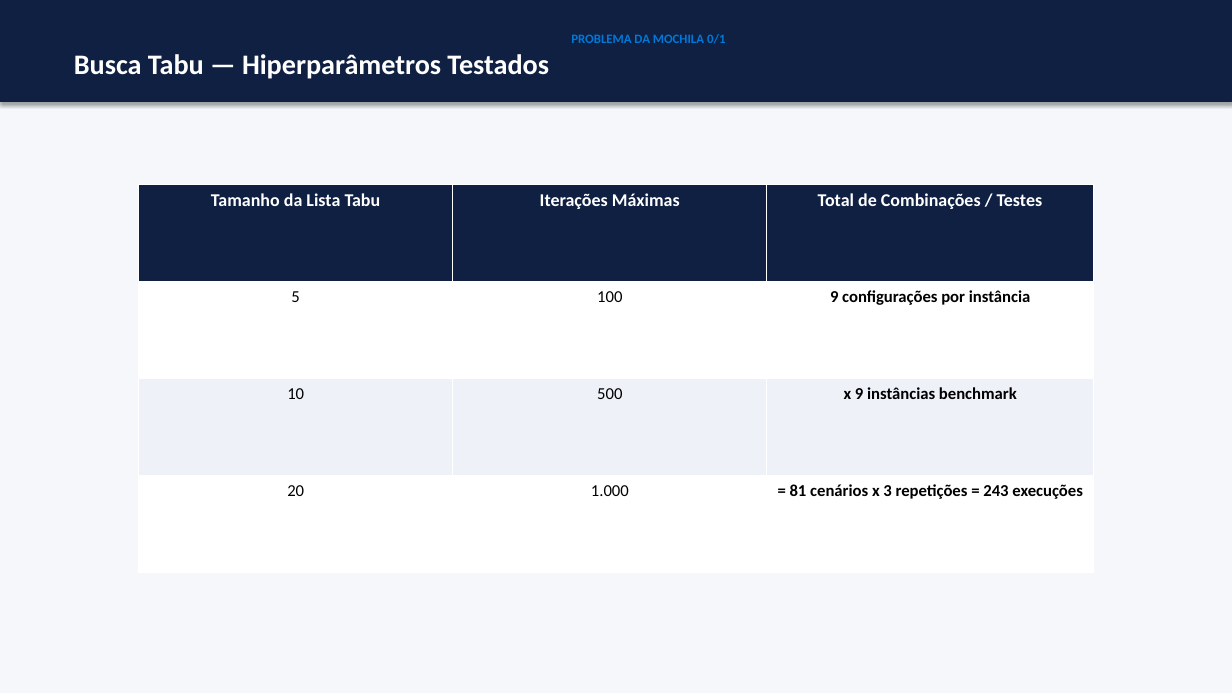
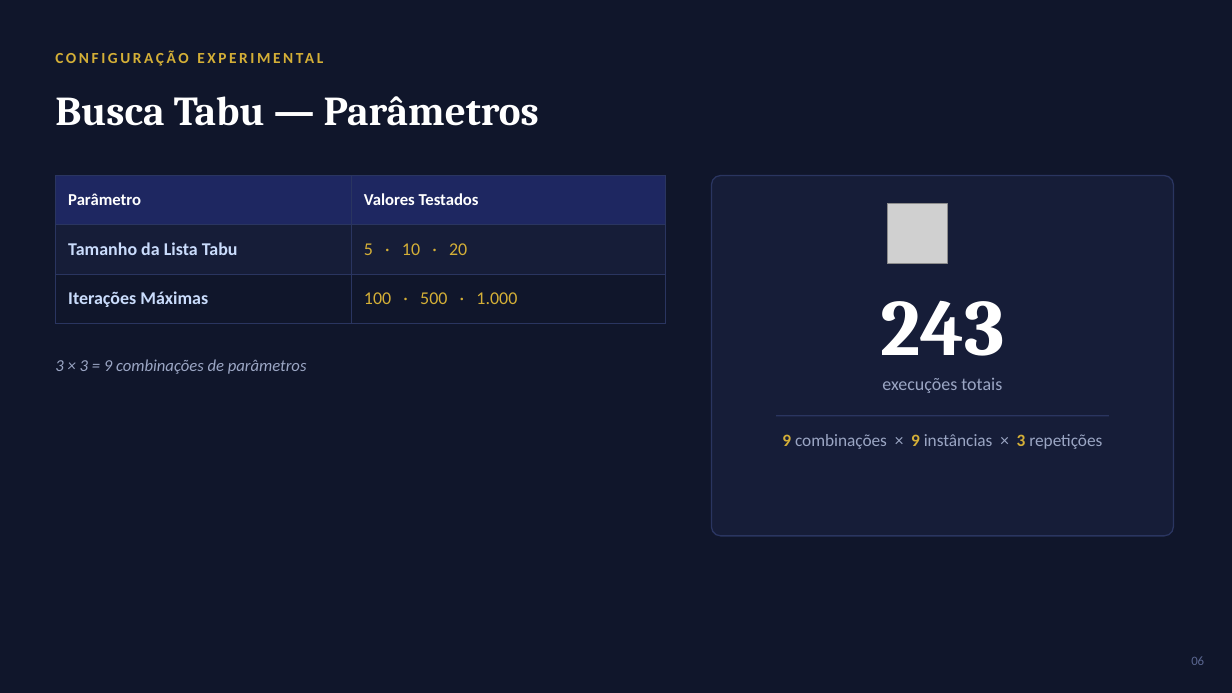
Before and after one commit to MayconCarpes/Mochila01, a slide deck: slide 6 of Mochila01_MetaHeuristicas_TabuVsAG.pptx. Drawn at 1232x693 pixels with LibreOffice and Linux fonts; fonts in the diff are those of the drawing; grey boxes stand for pictures. Boxes give left, top, right and bottom in pixels: in the first picture for what was removed or moved away, otherwise in the second. Text is boxed around its words. In the diff, an @@ line names an element or a change of style, - is before the commit and + after.

```diff
--- a/Mochila01_MetaHeuristicas_TabuVsAG.pptx
+++ b/Mochila01_MetaHeuristicas_TabuVsAG.pptx
@@ background #FFFFFF to #10162B @@
@@ rectangle removed at [0,0,1232,693] @@
@@ text added at [55,42,795,74], 12 pt, text #D4AF37, bold @@
+CONFIGURAÇÃO EXPERIMENTAL
@@ text "Busca Tabu — Parâmetros": place and size @@
-text "Busca Tabu — Parâmetros" at [0,0,1232,102]
+text "Busca Tabu — Parâmetros" at [55,96,539,126]
@@ text "Busca Tabu — Parâmetros" at [55,96,539,126]: fill #0F2043 to none; outline #0F2043 0.75 pt to none; shadow off @@
@@ text at [55,96,539,126]: text changed; size 22 to 32 pt; font Calibri to Cambria @@
-PROBLEMA DA MOCHILA 0/1
-Busca Tabu — Hiperparâmetros Testados
+Busca Tabu — Parâmetros
@@ table added at [55,176,665,323], 3 rows, 2 columns @@
+Parâmetro | Valores Testados
+Tamanho da Lista Tabu | 5 · 10 · 20
+Iterações Máximas | 100 · 500 · 1.000
@@ rounded rectangle added at [712,176,1174,536], fill #161D38, outline #2A3560 1 pt @@
@@ table removed at [139,185,1093,573], 4 rows, 3 columns @@
-Tamanho da Lista Tabu | Iterações Máximas | Total de Combinações / Testes
-5 | 100 | 9 configurações por instância
-10 | 500 | x 9 instâncias benchmark
-20 | 1.000 | = 81 cenários x 3 repetições = 243 execuções
@@ picture added at [887,203,947,263] @@
@@ text added at [880,300,1005,356], 62 pt, text #FFFFFF, bold @@
+243
@@ text added at [55,359,307,374], 13 pt, text #9BA6C4, italic @@
+3 × 3 = 9 combinações de parâmetros
@@ text added at [882,378,1002,393], 14 pt, text #9BA6C4 @@
+execuções totais
@@ line added from (776, 416) to (1109, 416), #2A3560 1 pt @@
@@ text added at [782,434,1102,449], 13.5 pt, text #9BA6C4 @@
+9 combinações × 9 instâncias × 3 repetições
@@ text added at [1191,656,1204,665], 10 pt, text #5A6690 @@
+06
```
Also in this commit, not shown: 5 other slides changed, 6 slides added, 6 slides removed.
